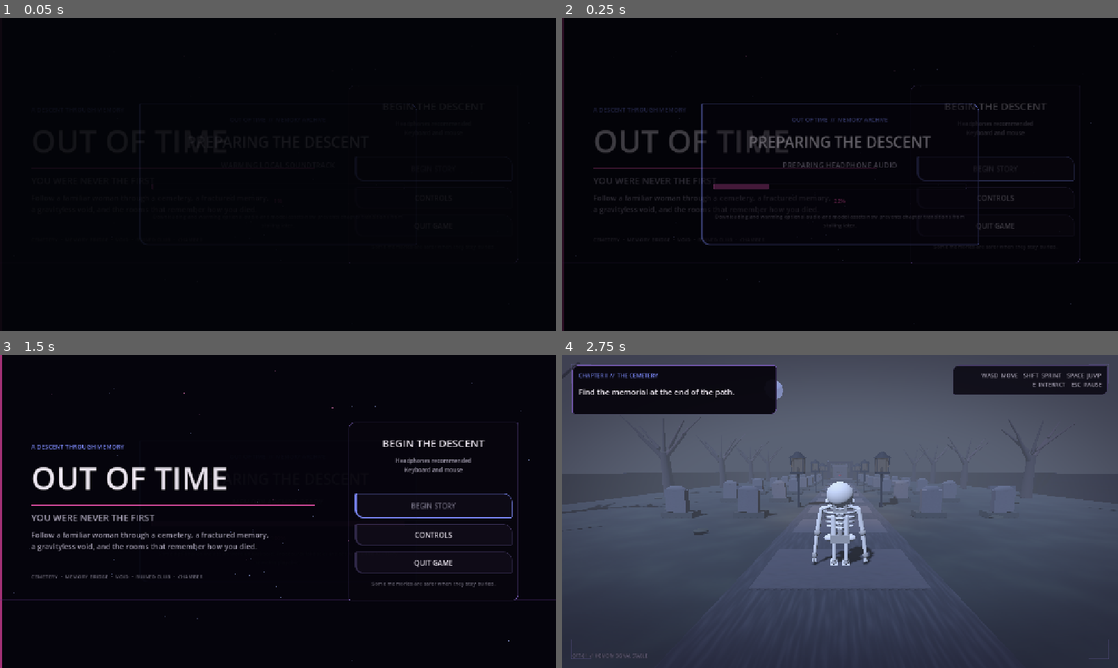
Above: before the commit, frames 1-4 (two rows, left to right).
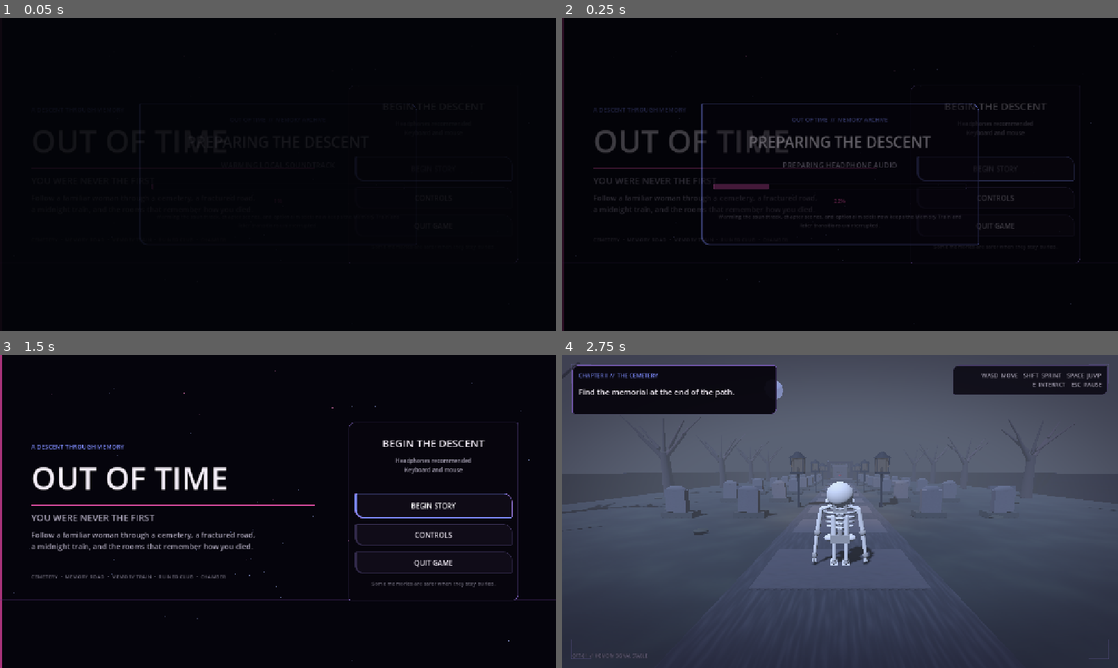
Above: after the commit, the same moments.

Repository: fuzeonspotify/outoftime
Game: Godot game, scene res://scenes/main.tscn
The game is run twice, just before and just after one commit, with the same random seed, the same clock (stepped at 60 frames per second) and the same inputs.
Inputs (mouse positions are in pixels of both pictures, inside the frame that each line leads up to):
- Up to frame 1 (0.05 s): no input
- Up to frame 2 (0.25 s): no input
- Up to frame 3 (1.5 s): tap Enter (ui_accept) at 0.5, 0.77 s; move the mouse to (400, 495) at 0.52 s; hold D 0.53-1.28 s; tap 1 at 0.6 s; click (400, 495) at 0.67 s; move the mouse to (166, 527) at 1.27 s; hold S from 1.28 s (still down); tap 2 at 1.35 s
- Up to frame 4 (2.75 s): tap Enter (ui_accept) at 1.52 s; move the mouse to (895, 442) at 2.02 s; release S at 2.03 s; hold D from 2.03 s (still down); tap 3 at 2.1 s

The runs differ from the first frame. In frame 2, 0.1% of the frame differs, in the area x 6-73%, y 60-67%; in frame 3, 0.7%, in the area x 6-93%, y 44-72%; in frame 4, nothing differs.

Commit message:
Update title and startup copy for Memory Train

Diff:
--- a/scripts/ui/main_startup.gd
+++ b/scripts/ui/main_startup.gd
@@ -11,6 +11,7 @@
 
 func _ready() -> void:
 	super._ready()
+	_rewrite_story_copy()
 	_build_startup_overlay()
 	_begin_button.disabled = true
 	StartupPreloader.progress_changed.connect(_on_startup_progress_changed)
@@ -27,6 +28,21 @@
 	if not StartupPreloader.is_ready():
 		return
 	super._begin_game()
+
+
+func _rewrite_story_copy() -> void:
+	var labels: Array[Node] = find_children("*", "Label", true, false)
+	for node: Node in labels:
+		var label: Label = node as Label
+		if label == null:
+			continue
+		match label.text:
+			"Follow a familiar woman through a cemetery, a fractured memory,\na gravityless void, and the rooms that remember how you died.":
+				label.text = "Follow a familiar woman through a cemetery, a fractured road,\na midnight train, and the rooms that remember how you died."
+			"CEMETERY  •  MEMORY BRIDGE  •  VOID  •  RUINED CLUB  •  CHAMBER":
+				label.text = "CEMETERY  •  MEMORY ROAD  •  MEMORY TRAIN  •  RUINED CLUB  •  CHAMBER"
+			"WASD\nMove\n\nSHIFT\nSprint\n\nSPACE\nJump\n\nE\nHold to interact\n\nESC\nPause":
+				label.text = "WASD\nMove\n\nSHIFT\nSprint\n\nSPACE\nJump / vault\n\nE\nInteract / confirm track\n\nESC\nPause"
 
 
 func _build_startup_overlay() -> void:
@@ -93,7 +109,7 @@
 	stack.add_child(_startup_percent)
 
 	_startup_detail = UI_STYLE.make_label(
-		"Downloading and warming optional audio and model assets now prevents chapter transitions from stalling later.",
+		"Warming the soundtrack, chapter scenes, and optional models now keeps the Memory Train and later transitions uninterrupted.",
 		12,
 		UI_STYLE.COLOR_TEXT_DIM
 	)
@@ -120,9 +136,9 @@
 	_startup_percent.text = "100%"
 	_startup_status.text = "MEMORY ARCHIVE READY"
 	if used_fallbacks:
-		_startup_detail.text = "Some optional online assets were unavailable. Procedural fallbacks are active and the full story remains playable."
+		_startup_detail.text = "Some optional online assets were unavailable. Procedural audio and environment fallbacks are active."
 	else:
-		_startup_detail.text = "Audio, environments, and void models are warmed and ready for uninterrupted chapter transitions."
+		_startup_detail.text = "Soundtrack, chapter scenes, Memory Train, and environments are warmed for uninterrupted transitions."
 
 	await get_tree().create_timer(0.65).timeout
 	var fade_tween: Tween = create_tween()
